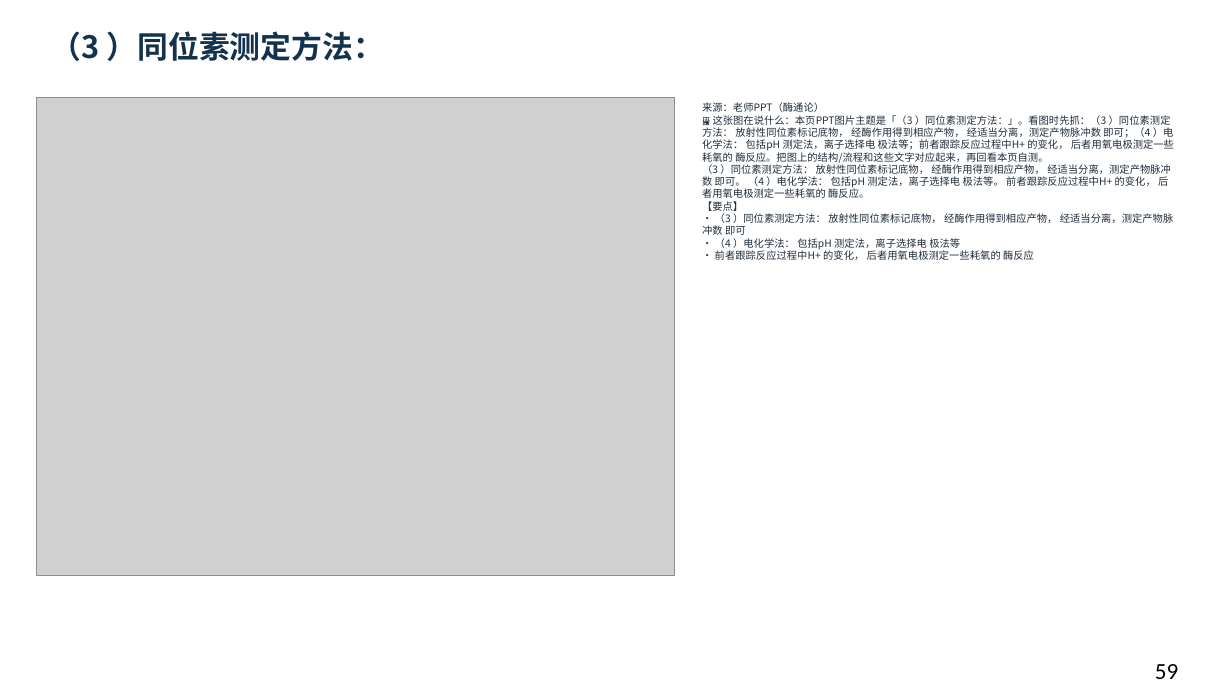
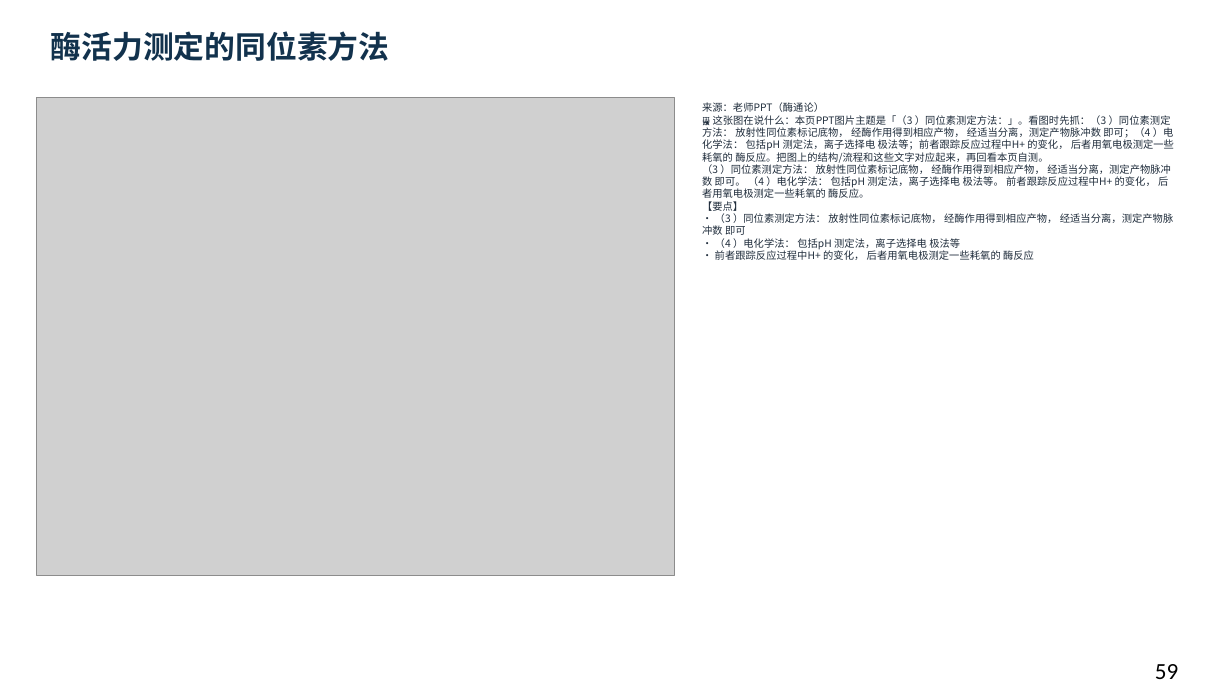
Before and after one commit to newkan-li/Biochemistry, a slide deck: slide 59 of downloads/bc06-ai-style.pptx. Drawn at 1232x693 pixels with LibreOffice and Linux fonts; fonts in the diff are those of the drawing; grey boxes stand for pictures. Boxes give left, top, right and bottom in pixels: in the first picture for what was removed or moved away, otherwise in the second. Text is boxed around its words. In the diff, an @@ line names an element or a change of style, - is before the commit and + after.

```diff
--- a/downloads/bc06-ai-style.pptx
+++ b/downloads/bc06-ai-style.pptx
@@ text at bbox=[51, 31, 390, 61]: text changed @@
-（3 ）同位素测定方法：
+酶活力测定的同位素方法
```
Also in this commit, not shown: 11 other slides changed, 6 slides added, 6 other files.
